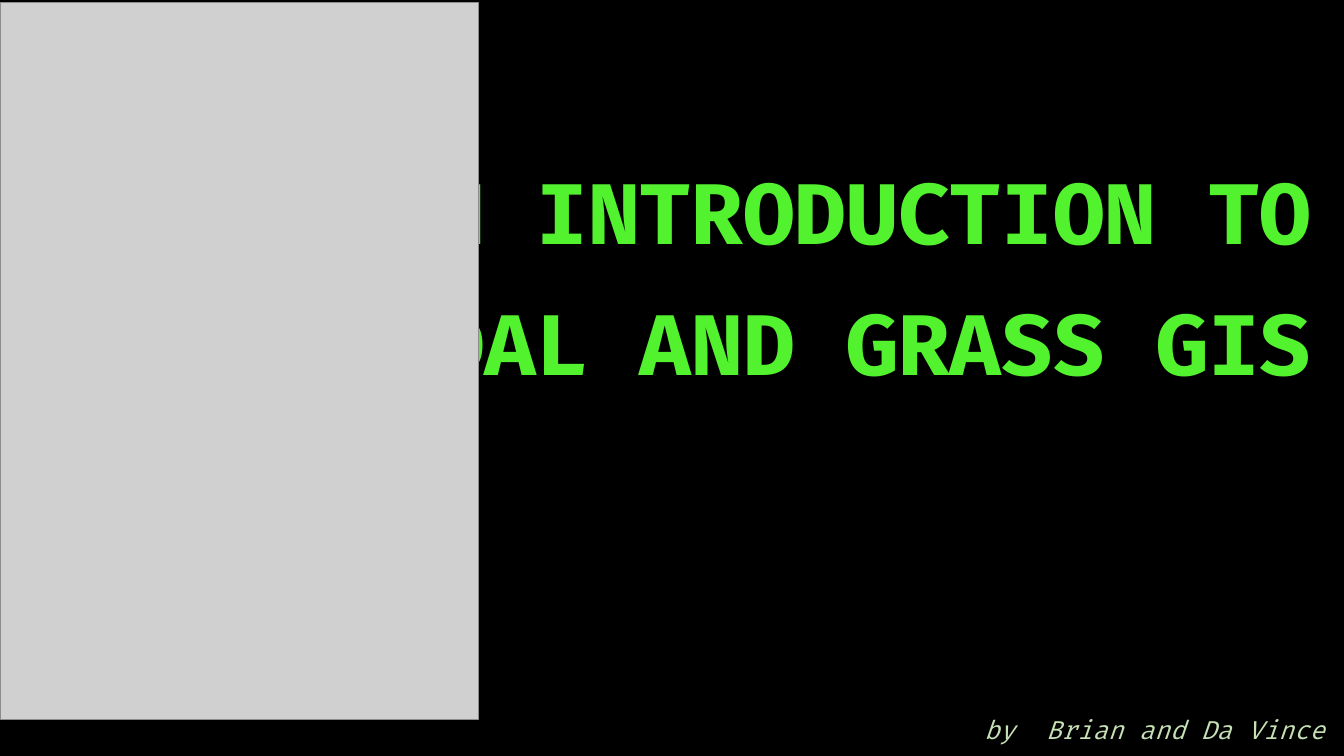
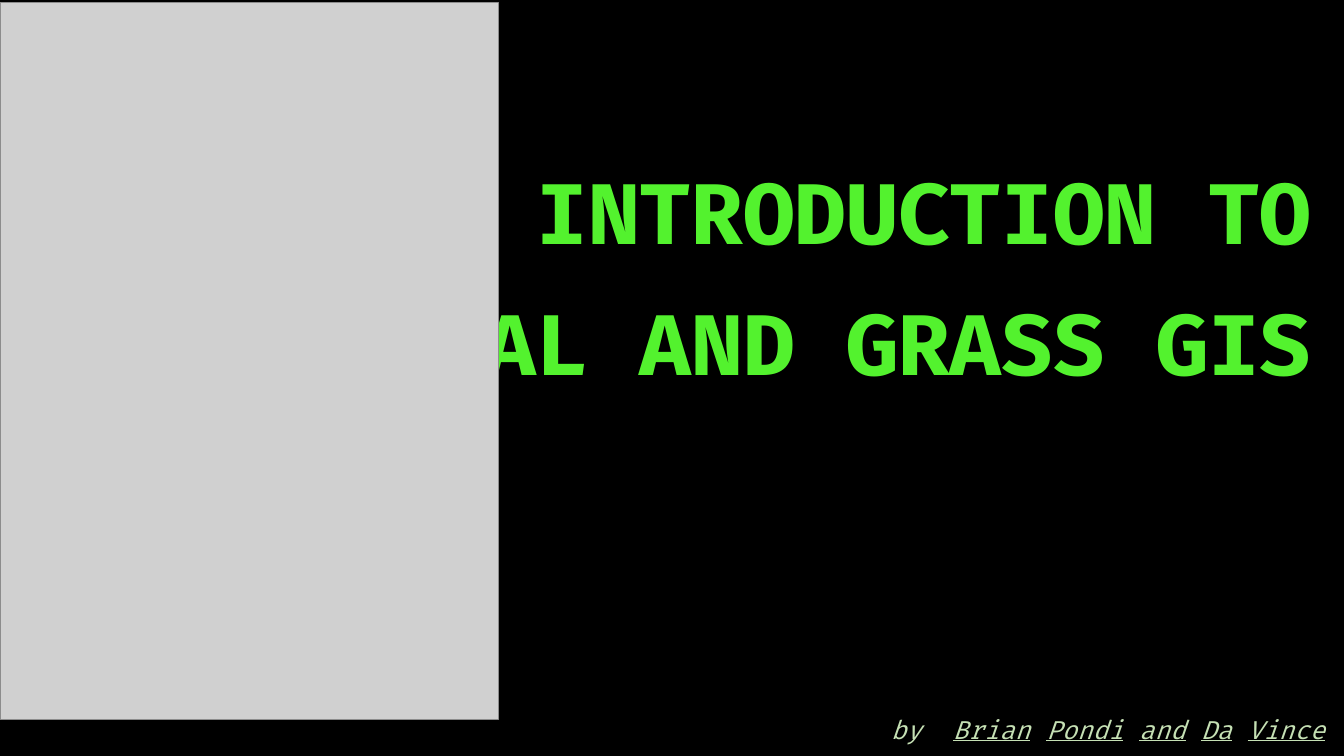
Before and after one commit to koyo-nic/gdal-grass-2021, a slide deck: slide 2 of Presentation.pptx. Drawn at 1344x756 pixels with LibreOffice and Linux fonts; fonts in the diff are those of the drawing; grey boxes stand for pictures; background and template pictures are left out. Boxes give left, top, right and bottom in pixels: in the first picture for what was removed or moved away, otherwise in the second. Text is boxed around its words. In the diff, an @@ line names an element or a change of style, - is before the commit and + after.

```diff
--- a/Presentation.pptx
+++ b/Presentation.pptx
@@ picture: place and size @@
-picture at [0,3,478,720]
+picture at [0,3,498,720]
@@ subtitle at [891,719,1325,745]: text changed @@
-by Brian and Da Vince
+by Brian Pondi and Da Vince
```
Also in this commit, not shown: 2 other slides changed, 2 slides added, 1 slide removed.
